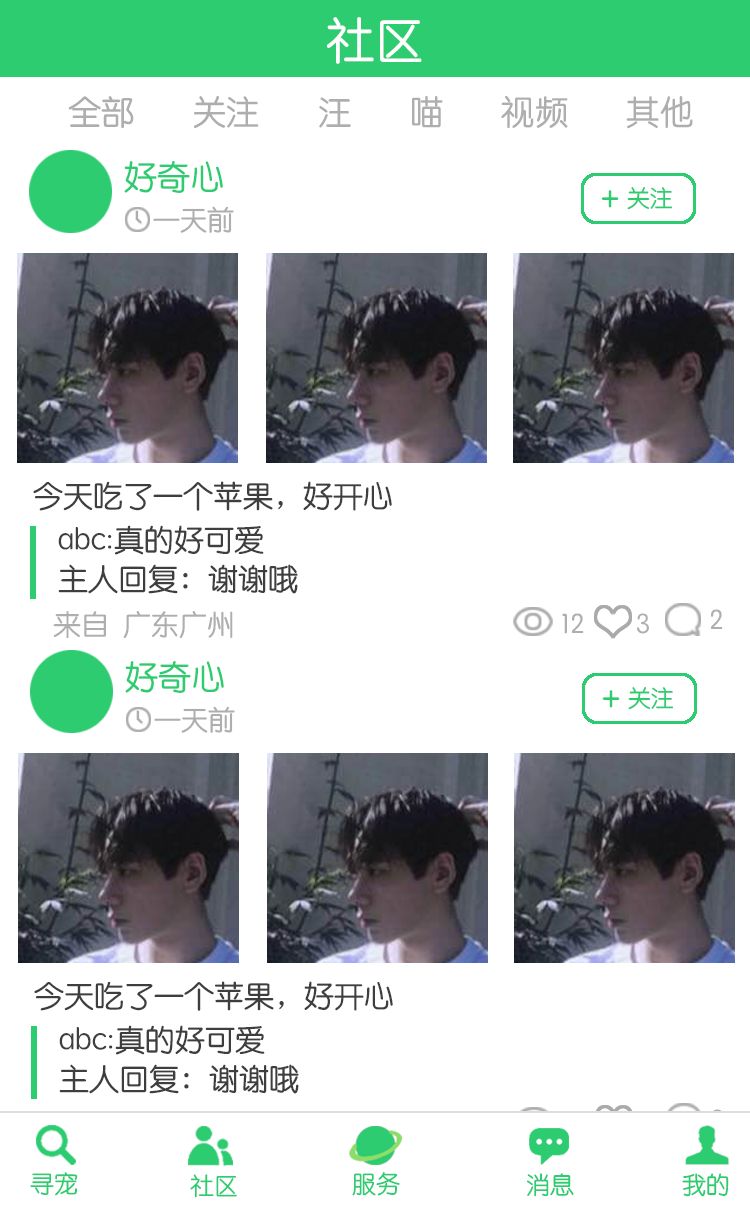
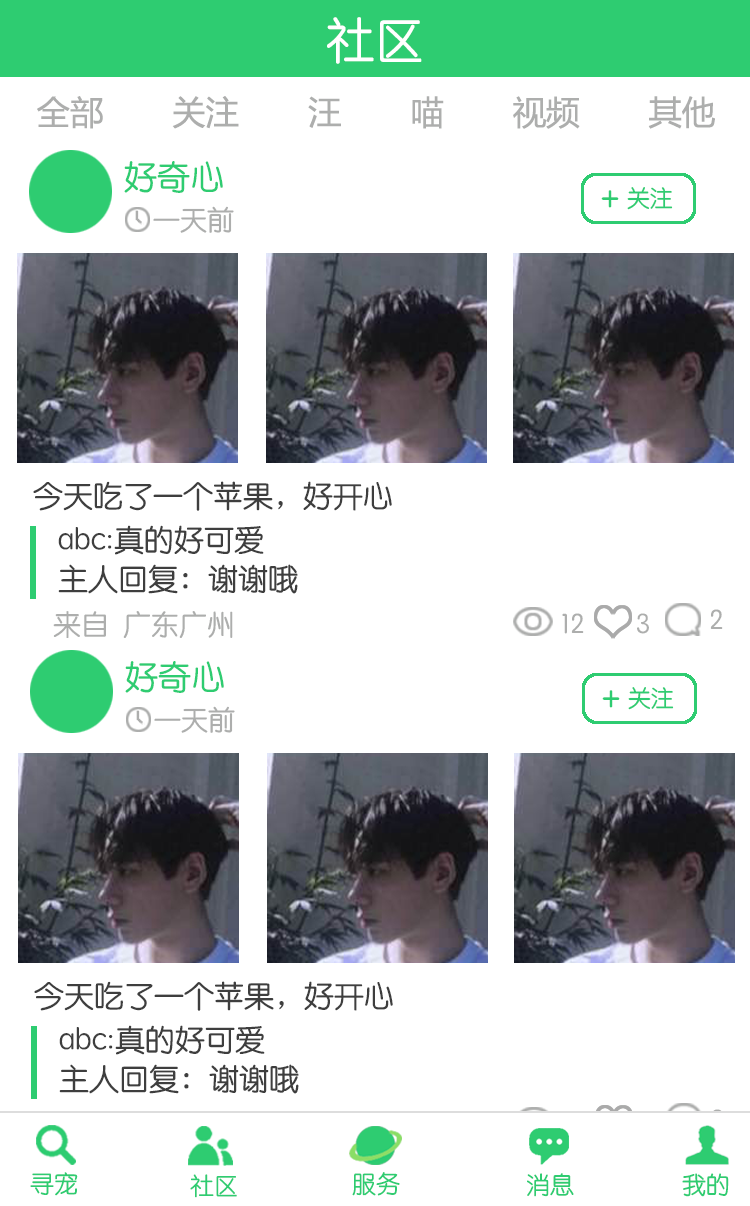
The second 750 × 1206 image is a revision of the first. Changes to its layers:
painted on "导航栏" over (37, 95, 715, 129)
